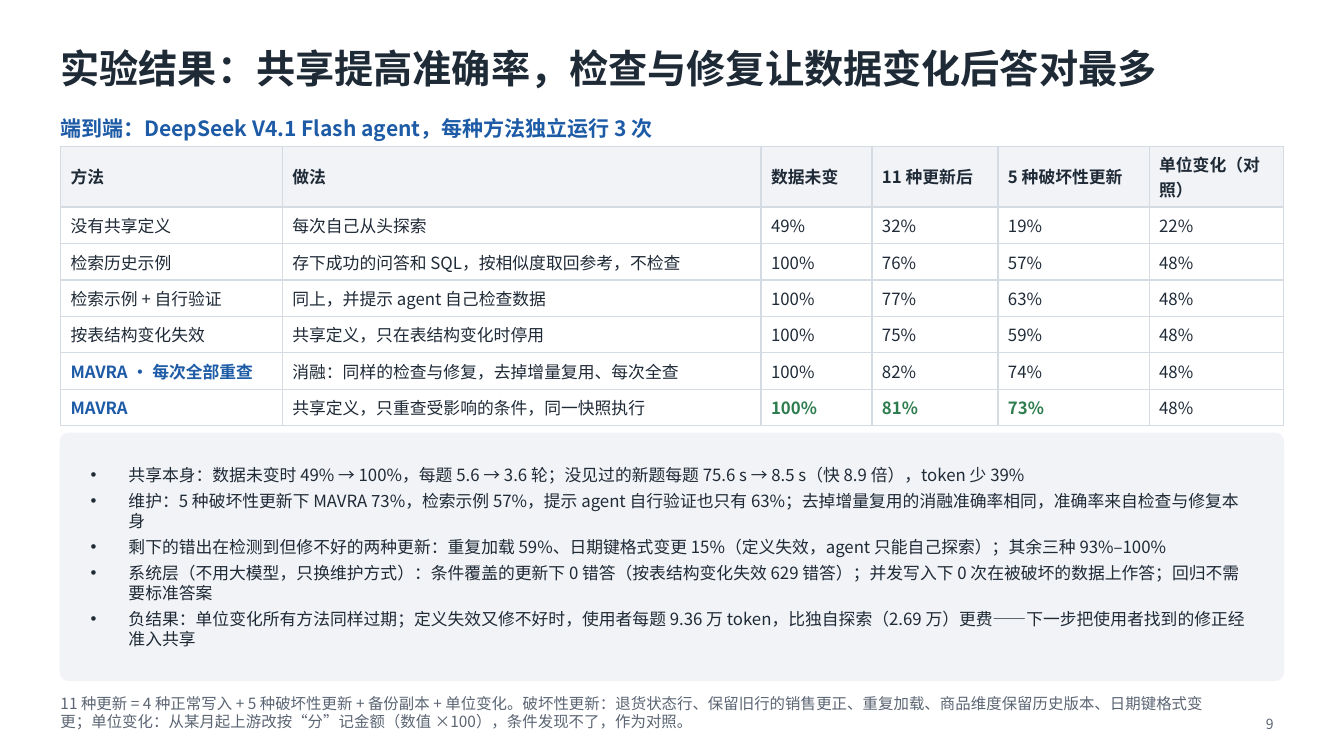
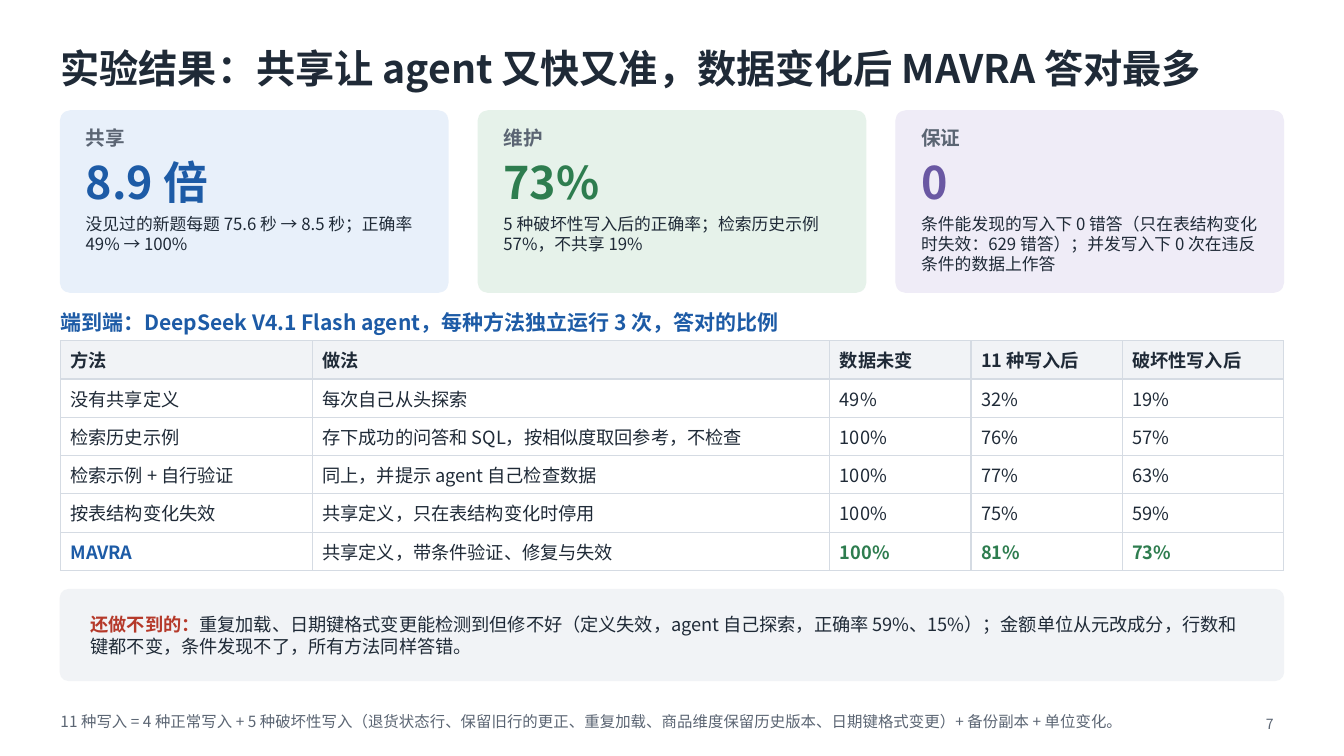
Before and after one commit to mmmttt000045/agent4db-adapter, a slide deck: slide 7 of docs/mavra-system.pptx (slide 9 before the commit). Drawn at 1344x756 pixels with LibreOffice and Linux fonts; fonts in the diff are those of the drawing. Boxes give left, top, right and bottom in pixels: in the first picture for what was removed or moved away, otherwise in the second. Text is boxed around its words. In the diff, an @@ line names an element or a change of style, - is before the commit and + after.

```diff
--- a/docs/mavra-system.pptx
+++ b/docs/mavra-system.pptx
@@ title at [60,49,1201,93]: text changed @@
-实验结果：共享提高准确率，检查与修复让数据变化后答对最多
+实验结果：共享让 agent 又快又准，数据变化后 MAVRA 答对最多
@@ rounded rectangle added at [60,111,448,292], fill #E8F0FA, outline #E8F0FA 1 pt @@
@@ rounded rectangle added at [478,111,865,292], fill #E6F2EA, outline #E6F2EA 1 pt @@
@@ rounded rectangle added at [896,111,1284,292], fill #EFECF7, outline #EFECF7 1 pt @@
@@ text added at [86,128,125,147], 14 pt, text #5B6573, bold @@
+共享
@@ text added at [503,128,542,147], 14 pt, text #5B6573, bold @@
+维护
@@ text added at [921,128,960,147], 14 pt, text #5B6573, bold @@
+保证
@@ text added at [86,160,208,203], 32 pt, text #1D5BA6, bold @@
+8.9 倍
@@ text added at [503,165,599,200], 32 pt, text #2E7D4F, bold @@
+73%
@@ text added at [921,165,947,200], 32 pt, text #6A58A3, bold @@
+0
@@ text added at [86,216,412,250], 12 pt, text #1F2A37 @@
+没见过的新题每题 75.6 秒 → 8.5 秒；正确率 49% → 100%
@@ text added at [503,216,819,252], 12 pt, text #1F2A37 @@
+5 种破坏性写入后的正确率；检索历史示例 57%，不共享 19%
@@ text added at [921,216,1257,272], 12 pt, text #1F2A37 @@
+条件能发现的写入下 0 错答（只在表结构变化时失效：629 错答）；并发写入下 0 次在违反条件的数据上作答
@@ text at [60,312,779,335]: text changed @@
-端到端：DeepSeek V4.1 Flash agent，每种方法独立运行 3 次
+端到端：DeepSeek V4.1 Flash agent，每种方法独立运行 3 次，答对的比例
@@ table at [60,341,1284,565] @@
-方法 | 做法 | 数据未变 | 11 种更新后 | 5 种破坏性更新 | 单位变化（对照）
-没有共享定义 | 每次自己从头探索 | 49% | 32% | 19% | 22%
-检索历史示例 | 存下成功的问答和 SQL，按相似度取回参考，不检查 | 100% | 76% | 57% | 48%
-检索示例 + 自行验证 | 同上，并提示 agent 自己检查数据 | 100% | 77% | 63% | 48%
-按表结构变化失效 | 共享定义，只在表结构变化时停用 | 100% | 75% | 59% | 48%
-MAVRA · 每次全部重查 | 消融：同样的检查与修复，去掉增量复用、每次全查 | 100% | 82% | 74% | 48%
-MAVRA | 共享定义，只重查受影响的条件，同一快照执行 | 100% | 81% | 73% | 48%
+方法 | 做法 | 数据未变 | 11 种写入后 | 破坏性写入后
+没有共享定义 | 每次自己从头探索 | 49% | 32% | 19%
+检索历史示例 | 存下成功的问答和 SQL，按相似度取回参考，不检查 | 100% | 76% | 57%
+检索示例 + 自行验证 | 同上，并提示 agent 自己检查数据 | 100% | 77% | 63%
+按表结构变化失效 | 共享定义，只在表结构变化时停用 | 100% | 75% | 59%
+MAVRA | 共享定义，带条件验证、修复与失效 | 100% | 81% | 73%
@@ table: place and size @@
-table at [60,146,1284,420]
+table at [60,341,1284,565]
@@ text removed at [128,467,1245,647] @@
-• 共享本身：数据未变时 49% → 100%，每题 5.6 → 3.6 轮；没见过的新题每题 75.6 s → 8.5 s（快 8.9 倍），token 少 39%
-• 维护：5 种破坏性更新下 MAVRA 73%，检索示例 57%，提示 agent 自行验证也只有 63%；去掉增量复用的消融准确率相同，准确率来自检查与修复本身
-• 剩下的错出在检测到但修不好的两种更新：重复加载 59%、日期键格式变更 15%（定义失效，agent 只能自己探索）；其余三种 93%–100%
-• 系统层（不用大模型，只换维护方式）：条件覆盖的更新下 0 错答（按表结构变化失效 629 错答）；并发写入下 0 次在被破坏的数据上作答；回归不需要标准答案
-• 负结果：单位变化所有方法同样过期；定义失效又修不好时，使用者每题 9.36 万 token，比独自探索（2.69 万）更费——下一步把使用者找到的修正经准入共享
@@ rounded rectangle: place and size @@
-rounded rectangle at [60,434,1284,681]
+rounded rectangle at [60,590,1284,681]
@@ rounded rectangle at [60,590,1284,681]: proportions changed @@
@@ text added at [91,615,1237,655], 13 pt, text #1F2A37 @@
+还做不到的：重复加载、日期键格式变更能检测到但修不好（定义失效，agent 自己探索，正确率 59%、15%）；金额单位从元改成分，行数和键都不变，条件发现不了，所有方法同样答错。
@@ text at [60,714,1122,729]: text changed @@
-11 种更新 = 4 种正常写入 + 5 种破坏性更新 + 备份副本 + 单位变化。破坏性更新：退货状态行、保留旧行的销售更正、重复加载、商品维度保留历史版本、日期键格式变更；单位变化：从某月起上游改按“分”记金额（数值 ×100），条件发现不了，作为对照。
+11 种写入 = 4 种正常写入 + 5 种破坏性写入（退货状态行、保留旧行的更正、重复加载、商品维度保留历史版本、日期键格式变更）+ 备份副本 + 单位变化。
@@ page number at [1266,718,1274,729]: text changed @@
-9
+7
```
Also in this commit, not shown: 4 other slides changed, 3 slides added, 5 slides removed, 23 other files.
